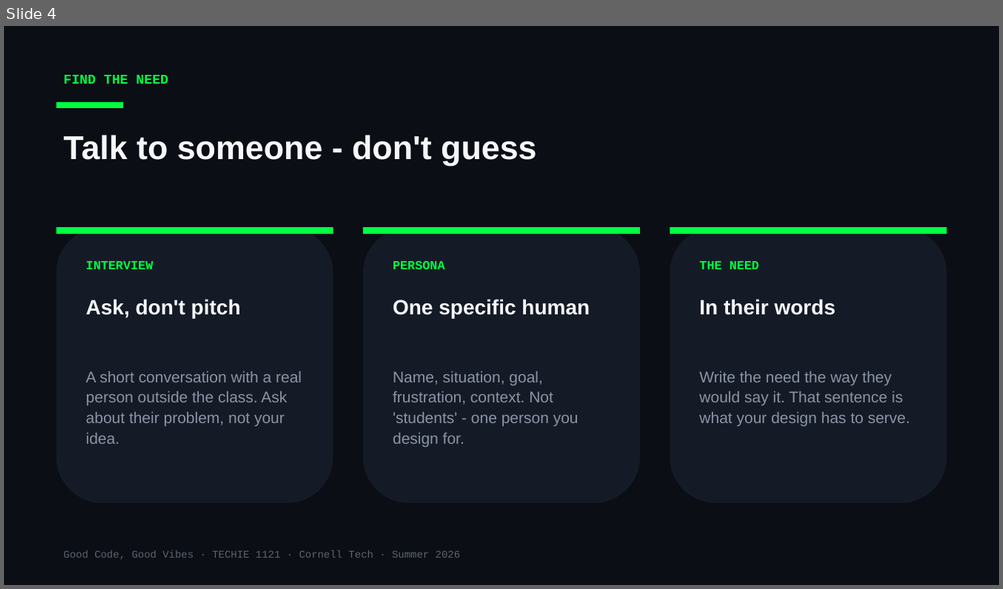
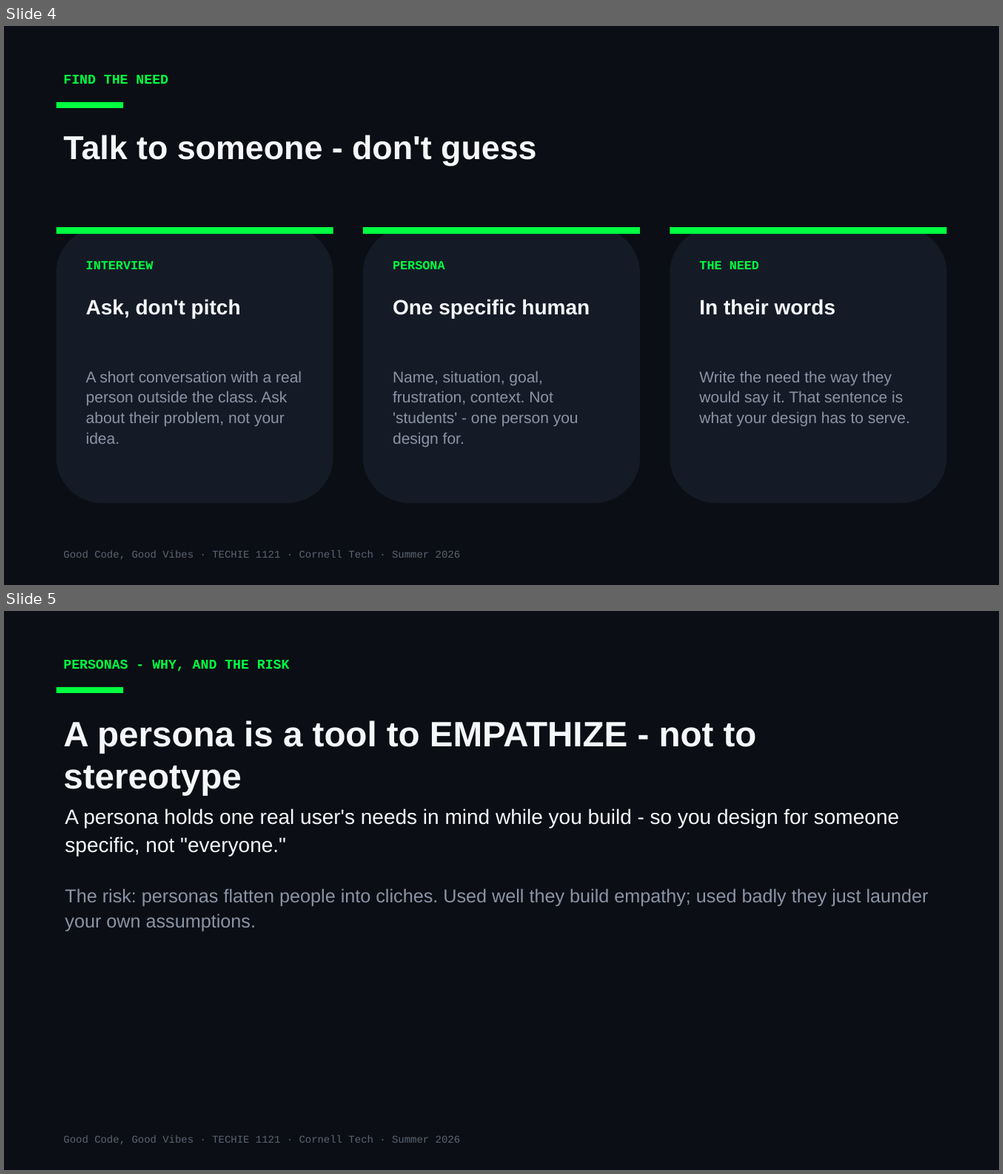
Before and after one commit to Cornell-Tech-Vibe-Coding-Summer-2026/website, a slide deck: slides/Week3-Wed-Working-Day.pptx. Shown one above the other, each under a label of ours: slide 4 before the commit, slides 4 and 5 after it. The pictures are 1003x589 and 1003x1174 pixels, drawn with LibreOffice and Linux fonts; fonts in the diff are those of the drawing. Boxes give left, top, right and bottom in pixels: in the first picture for what was removed or moved away, otherwise in the second. Text is boxed around its words. In the diff, an @@ line names an element or a change of style, - is before the commit and + after.

```diff
--- a/slides/Week3-Wed-Working-Day.pptx
+++ b/slides/Week3-Wed-Working-Day.pptx
@@ slide 5 added at [4, 611, 999, 1170], background #0B0E14 @@
@@ text added at [63, 660, 290, 672], 13 pt, text #00FF41, bold @@
+PERSONAS - WHY, AND THE RISK
@@ rectangle added at [57, 687, 123, 693], fill #00FF41 @@
@@ text added at [63, 721, 757, 796], 34 pt, text #F5F7FA, bold @@
+A persona is a tool to EMPATHIZE - not to stereotype
@@ text added at [65, 809, 928, 931], 18 pt, text #8A94A6 @@
+A persona holds one real user's needs in mind while you build - so you design for someone specific, not "everyone."
+The risk: personas flatten people into cliches. Used well they build empathy; used badly they just launder your own assumptions.
@@ text added at [63, 1136, 460, 1145], 10 pt, text #5A6474 @@
+Good Code, Good Vibes · TECHIE 1121 · Cornell Tech · Summer 2026
```
Also in this commit, not shown: 1 slide changed, 4 other slides added, 1 other file.
